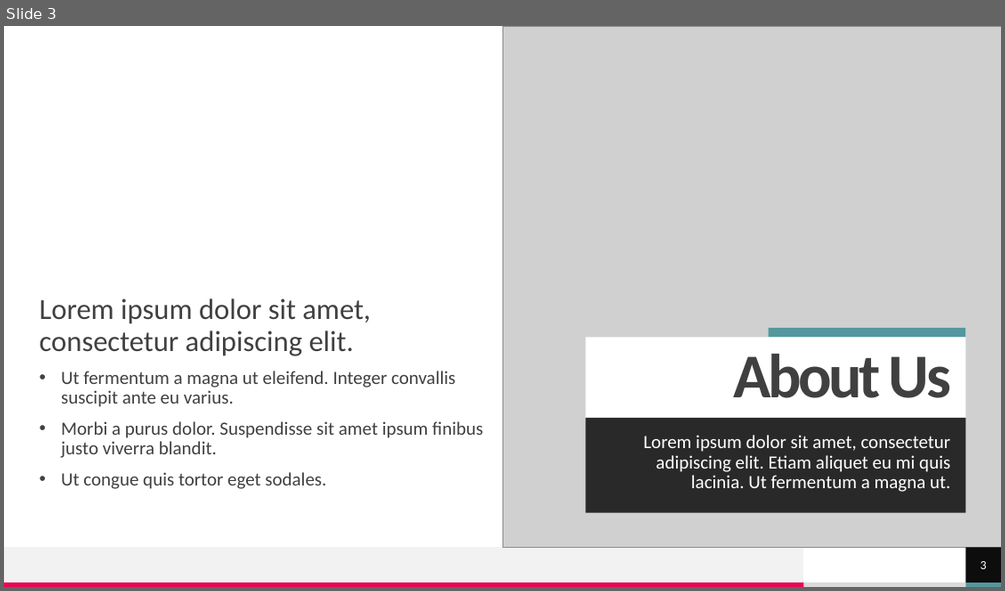
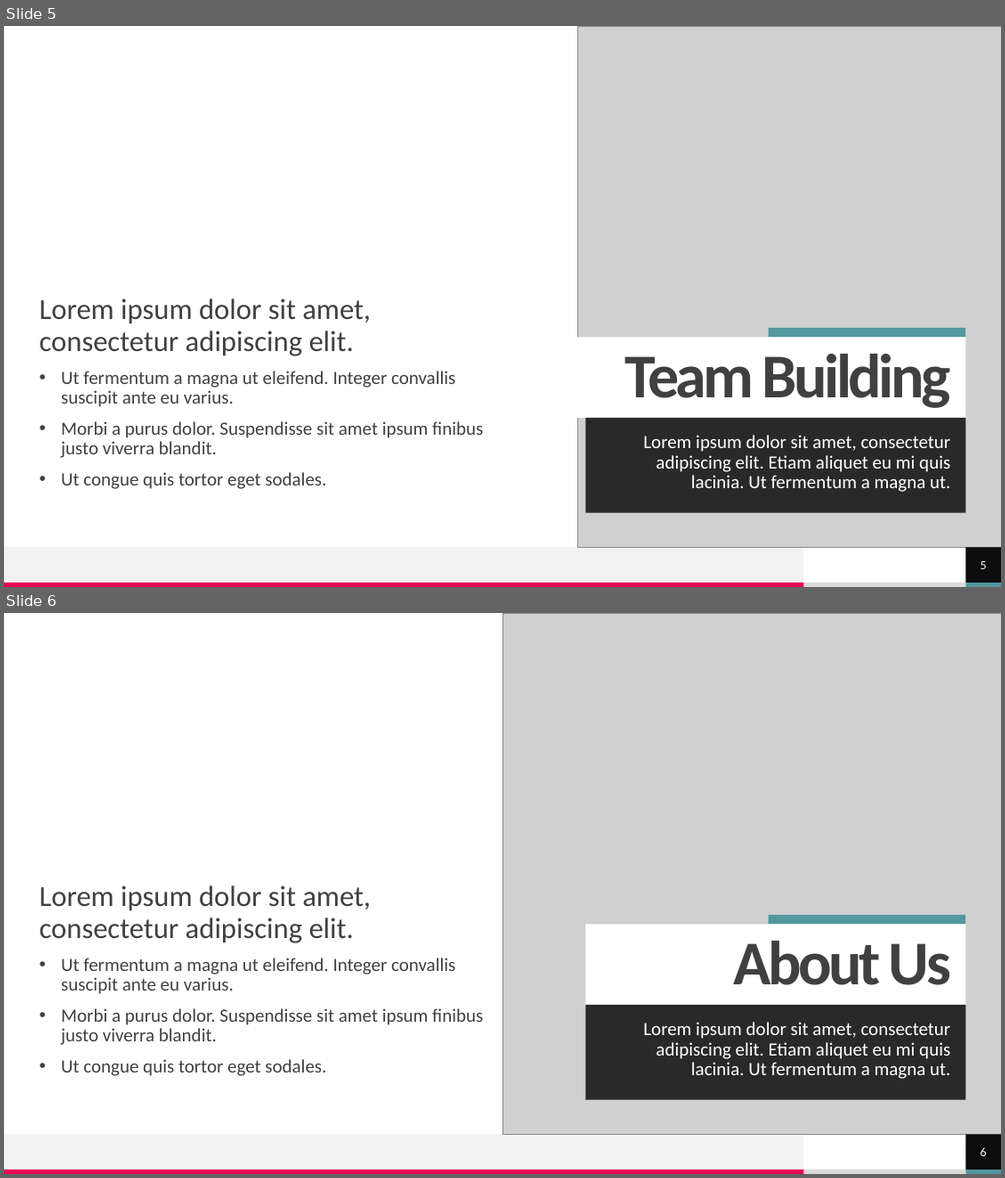
Before and after one commit to shadmehr/EmptyPython, a slide deck: How to build a team.pptx. Shown one above the other, each under a label of ours: slide 3 before the commit, slides 5 and 6 after it. The pictures are 1005x591 and 1005x1178 pixels, drawn with LibreOffice and Linux fonts; fonts in the diff are those of the drawing; grey boxes stand for pictures; background and template pictures are left out. Boxes give left, top, right and bottom in pixels: in the first picture for what was removed or moved away, otherwise in the second. Text is boxed around its words. In the diff, an @@ line names an element or a change of style, - is before the commit and + after.

```diff
--- a/How to build a team.pptx
+++ b/How to build a team.pptx
@@ slide 5 added at (4,26,1001,587), background #FFFFFF; not listed: 5 template elements that a slide beside it also shows @@
@@ picture added at (578,26,1001,548) @@
@@ text added at (40,298,483,489), 18 pt, text #404040 @@
+Lorem ipsum dolor sit amet, consectetur adipiscing elit.
+• Ut fermentum a magna ut eleifend. Integer convallis suscipit ante eu varius.
+• Morbi a purus dolor. Suspendisse sit amet ipsum finibus justo viverra blandit.
+• Ut congue quis tortor eget sodales.
@@ title added at (566,338,966,418), fill #FFFFFF, 60 pt, text #404040, bold @@
+Team Building
@@ rectangle added at (769,328,966,338), fill #52989E @@
@@ text added at (586,418,966,513), fill #000000 at 80% opacity, 18 pt, text #FFFFFF @@
+Lorem ipsum dolor sit amet, consectetur adipiscing elit. Etiam aliquet eu mi quis lacinia. Ut fermentum a magna ut.
@@ page number added at (966,548,1001,582), fill #0D0D0D, 12 pt, text #FFFFFF @@
+5
@@ what was slide 3 is now slide 6 @@
@@ page number at (980,1147,987,1156): text changed @@
-3
+6
```
Also in this commit, not shown: 3 slides changed, 2 other slides added.
